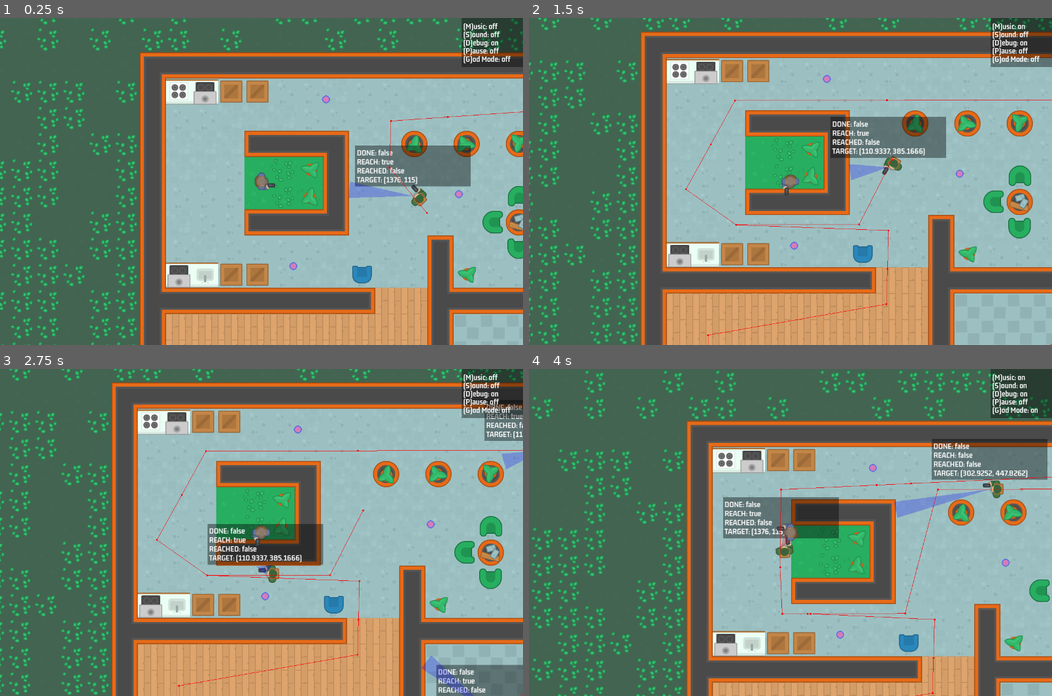
Above: before the commit, frames 1-4 (two rows, left to right).
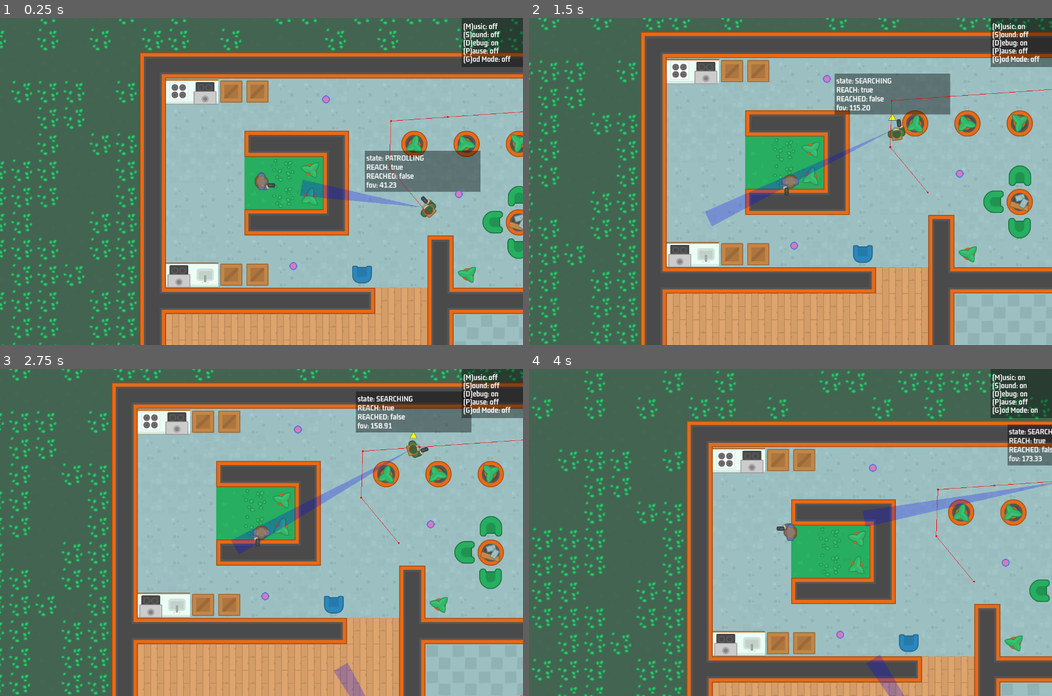
Above: after the commit, the same moments.

Repository: JerryHobby/Do-Not-Mind-Me
Game: Godot game, scene res://Scenes/level_map.tscn
Same seed, same stepped clock (60 frames per second), same inputs: the game is played once before the commit and once after it.
Inputs (mouse positions are in pixels of both pictures, inside the frame that each line leads up to):
- Up to frame 1 (0.25 s): no input
- Up to frame 2 (1.5 s): move the mouse to (905, 165) at 0.52 s; press the mouse at (905, 165) at 0.53 s; hold Right (right) 0.53-1.28 s; tap M (music) at 0.6 s; move the mouse to (685, 197) at 1.27 s; release the mouse at (685, 197) at 1.28 s; hold Down (down) from 1.28 s (still down); click (685, 197) at 1.35 s
- Up to frame 3 (2.75 s): tap S (sound) at 1.55, 2.1 s; move the mouse to (313, 460) at 2.02 s; release Down (down) at 2.03 s; hold Right (right) from 2.03 s (still down); tap M (music) at 2.3 s
- Up to frame 4 (4 s): move the mouse to (764, 597) at 2.77 s; release Right (right) at 2.78 s; hold Up (up) 2.78-3.53 s; tap G (God Mode) at 2.85 s; click (764, 597) at 3.05 s; move the mouse to (947, 581) at 3.52 s; hold Left (left) from 3.53 s (still down); tap M (music) at 3.6 s; tap S (sound) at 3.8 s

The runs differ from the first frame. In frame 1, 2.6% of the frame differs, in the area x 57-92%, y 39-62%; in frame 2, 7.0%; in frame 3, 9.4%, in the area x 29-100%, y 7-100%; in frame 4, 7.2%.

Commit message:
chase mode

Diff:
--- a/Scenes/Enemies/npc.gd
+++ b/Scenes/Enemies/npc.gd
@@ -5,24 +5,31 @@
 @onready var debug_label = $DebugLabel
 @onready var sprite_2d = $Sprite2D
 @onready var nav_agent = $NavAgent
+@onready var warning = $Warning
 
 @export var patrol_points:NodePath
 @onready var player_detector = $PlayerDetector
 @onready var line_2d = $PlayerDetector/Line2D
 @onready var ray_cast_2d = $PlayerDetector/RayCast2D
 
+const COLOR_NOTHING_SEEN = Color(1, 1, 1, 0.25)
+const COLOR_PLAYER_SEEN = Color(1, 0, 0, 0.25)
+const COLOR_WALL_SEEN = Color(0, 0, 1, 0.25)
+
+enum ENEMY_STATE { PATROLLING, CHASING, SEARCHING}
+
 
 var _waypoints:Array = []
 var _current_waypoint:int = 0
 var _player_ref:Player
-
-const COLOR_NOTHING_SEEN = Color(1, 1, 1, 0.25)
-const COLOR_PLAYER_SEEN = Color(1, 0, 0, 0.25)
-const COLOR_WALL_SEEN = Color(0, 0, 1, 0.25)
+var _speed = GameManager.NPC_SPEED_WALK
+var _fov = GameManager.NPC_FOV_WALK
+var _state:ENEMY_STATE = ENEMY_STATE.PATROLLING
+
 
 func _ready():
 	set_physics_process(false)
-	set_target_range()
+	set_target_range(GameManager.NPC_SIGHT_RANGE_WALK)
 	create_waypoints()
 	_player_ref = get_tree().get_first_node_in_group(GameManager.GROUP_PLAYER)
 	call_deferred("set_physics_process", true)
@@ -31,19 +38,20 @@
 	on_debug()
 
 
-func set_target_range() -> void:
-	ray_cast_2d.target_position.y = GameManager.NPC_SIGHT_RANGE
-	line_2d.points[1].y = ray_cast_2d.target_position.y
+func set_target_range(v:float) -> void:
+	ray_cast_2d.target_position.y = v
+	line_2d.points[1].y = v
 
 
 func _physics_process(_delta):
 	if Input.is_action_pressed("set_target"):
-		nav_agent.target_position = get_global_mouse_position()
+		set_state(ENEMY_STATE.CHASING)
 
 	update_navigation()
 	raycast_to_player()
-	player_detected()
-	process_patrolling()
+	update_state()
+	update_movement()
+	update_navigation()
 	set_labels()
 
 
@@ -56,7 +64,75 @@
 	player_detector.look_at(_player_ref.global_position)
 
 
-func player_detected() -> bool:
+func set_nav_to_player() -> void:
+	nav_agent.target_position = _player_ref.global_position
+
+
+func update_movement() -> void:
+	match _state:
+		ENEMY_STATE.PATROLLING:
+			process_patrolling()
+		ENEMY_STATE.CHASING:
+			process_chasing()
+		ENEMY_STATE.SEARCHING:
+			process_searching()
+
+
+func set_alert(alert:bool) -> void:
+	if alert:
+		_speed = GameManager.NPC_SPEED_RUN
+		_fov = GameManager.NPC_FOV_RUN
+		set_target_range(GameManager.NPC_SIGHT_RANGE_RUN)
+		warning.show()
+	else:
+		_speed = GameManager.NPC_SPEED_WALK
+		_fov = GameManager.NPC_FOV_WALK
+		warning.hide()
+		set_target_range(GameManager.NPC_SIGHT_RANGE_WALK)
+
+
+func process_patrolling() -> void:
+	set_alert(false)
+	if nav_agent.is_navigation_finished():
+		navigate_to_waypoint()
+
+
+func process_chasing() -> void:
+	set_alert(true)
+	set_nav_to_player()
+
+
+func process_searching() -> void:
+	set_alert(true)
+	if nav_agent.is_navigation_finished():
+		set_state(ENEMY_STATE.PATROLLING)
+
+
+func set_state(new_state:ENEMY_STATE) -> void:
+	if new_state == _state:
+		return
+
+	_state = new_state
+
+
+func update_state() -> void:
+	var new_state = _state
+	var can_see = can_see_player()
+
+	if can_see:
+		new_state = ENEMY_STATE.CHASING
+	elif can_see == false and _state == ENEMY_STATE.CHASING:
+		new_state = ENEMY_STATE.SEARCHING
+
+	set_state(new_state)
+
+
+
+
+
+
+
+func can_see_player() -> bool:
 	var c = ray_cast_2d.get_collider()
 	var distance:int = global_transform.origin.distance_to(
 			ray_cast_2d.get_collision_point())
@@ -67,7 +143,8 @@
 	if c == null:
 		line_2d.default_color = COLOR_NOTHING_SEEN
 		return false
-	elif c.is_in_group(GameManager.GROUP_PLAYER):
+	elif c.is_in_group(GameManager.GROUP_PLAYER) \
+	and player_in_fov():
 		line_2d.points[1].y = distance + 20
 		line_2d.default_color = COLOR_PLAYER_SEEN
 		return true
@@ -77,6 +154,20 @@
 		return false
 
 
+func player_in_fov() -> bool:
+	if get_fov_angle() <= _fov:
+		return true
+	return false
+
+
+func get_fov_angle() -> float:
+	var direction = global_position.direction_to(_player_ref.global_position)
+	var dot_p = direction.dot(velocity.normalized())
+	if dot_p >= -1.0 and dot_p <= 1.0:
+		return rad_to_deg(acos(dot_p))
+	return 0.0
+
+
 func navigate_to_waypoint() -> void:
 	if _current_waypoint >= len(_waypoints):
 		_current_waypoint = 0
@@ -85,18 +176,13 @@
 	_current_waypoint += 1
 
 
-func process_patrolling() -> void:
-	if nav_agent.is_navigation_finished():
-		navigate_to_waypoint()
-
-
 func update_navigation() -> void:
 	if nav_agent.is_navigation_finished():
 		return
 
 	var next_path_position:Vector2 = nav_agent.get_next_path_position()
 	sprite_2d.look_at(next_path_position)
-	velocity = global_position.direction_to(next_path_position) * GameManager.NPC_SPEED
+	velocity = global_position.direction_to(next_path_position) * _speed
 
 	move_and_slide()
 
@@ -118,8 +204,10 @@
 	var reach = "REACH: %s" % nav_agent.is_target_reachable()
 	var reached = "REACHED: %s" % nav_agent.is_target_reached()
 	var target = "TARGET: %s" % nav_agent.target_position
-
-	debug_label.text(1, done)
+	var fov = "fov: %.2f" % get_fov_angle()
+	var state = "state: %s" % ENEMY_STATE.find_key(_state)
+
+	debug_label.text(1, state)
 	debug_label.text(2, reach)
 	debug_label.text(3, reached)
-	debug_label.text(4, target)
+	debug_label.text(4, fov)
--- a/Scenes/Enemies/npc.tscn
+++ b/Scenes/Enemies/npc.tscn
@@ -1,8 +1,9 @@
-[gd_scene load_steps=6 format=3 uid="uid://dqvhxw4hle530"]
+[gd_scene load_steps=7 format=3 uid="uid://dqvhxw4hle530"]
 
 [ext_resource type="Texture2D" uid="uid://cad30w4mans1l" path="res://assets/images/soldier1_gun.png" id="1_pjk2l"]
 [ext_resource type="Script" path="res://Scenes/Enemies/npc.gd" id="1_pw7ky"]
 [ext_resource type="PackedScene" uid="uid://bbuwktmewxico" path="res://Scenes/debug_label.tscn" id="2_vq17w"]
+[ext_resource type="Texture2D" uid="uid://1bjuje7mluwg" path="res://assets/images/running_1.png" id="4_ntych"]
 
 [sub_resource type="CircleShape2D" id="CircleShape2D_un4i8"]
 
@@ -28,7 +29,7 @@
 target_desired_distance = 20.0
 
 [node name="DebugLabel" parent="." instance=ExtResource("2_vq17w")]
-position = Vector2(0, -23)
+position = Vector2(0, -38)
 
 [node name="PlayerDetector" type="Node2D" parent="."]
 
@@ -43,3 +44,8 @@
 width = 40.0
 width_curve = SubResource("Curve_u5i0n")
 default_color = Color(0, 0, 1, 0.113725)
+
+[node name="Warning" type="Sprite2D" parent="."]
+position = Vector2(0, -32)
+scale = Vector2(0.1, 0.1)
+texture = ExtResource("4_ntych")
--- a/Scenes/hud_menu.gd
+++ b/Scenes/hud_menu.gd
@@ -4,6 +4,7 @@
 @onready var debug_label = $ColorRect/HBoxContainer/DebugLabel
 @onready var pause_label = $ColorRect/HBoxContainer/PauseLabel
 @onready var god_mode_label = $ColorRect/HBoxContainer/GodModeLabel
+@onready var camera_2d = $".."
 
 
 # Called when the node enters the scene tree for the first time.
@@ -29,3 +30,8 @@
 	music_label.text = "(M)usic: %s" % musicstate
 	pause_label.text = "(P)ause: %s" % pausestate
 	god_mode_label.text = "(G)od Mode: %s" % godmodestate
+	#
+	#position = get_viewport_rect().size
+	#position.x /= 2
+	#position.y /= -2
+	#print("HUD p: %s / rect: %s" % [position, get_viewport_rect().size] )
--- a/Singletons/GameManager.gd
+++ b/Singletons/GameManager.gd
@@ -4,9 +4,15 @@
 const GROUP_BULLET = "bullet"
 const GROUP_NPC = "npc"
 
-const NPC_SPEED:float = 250.0
+const NPC_SPEED_WALK:float = 40
+const NPC_SPEED_RUN:float = 75
+const NPC_FOV_WALK:float = 90
+const NPC_FOV_RUN:float = 180
+const NPC_SIGHT_RANGE_WALK:float = 300.0
+const NPC_SIGHT_RANGE_RUN:float = 500.0
+
 const PLAYER_SPEED:float = 250.0
-const NPC_SIGHT_RANGE:float = 300.0
+
 
 var _debug:bool = true
 var _music:bool = false
--- a/project.godot
+++ b/project.godot
@@ -13,7 +13,7 @@
 config/name="Do Not Mind Me"
 run/main_scene="res://Scenes/level_map.tscn"
 config/features=PackedStringArray("4.2", "Mobile")
-config/icon="res://icon.svg"
+config/icon="res://survivor1_gun.png"
 
 [autoload]
 
